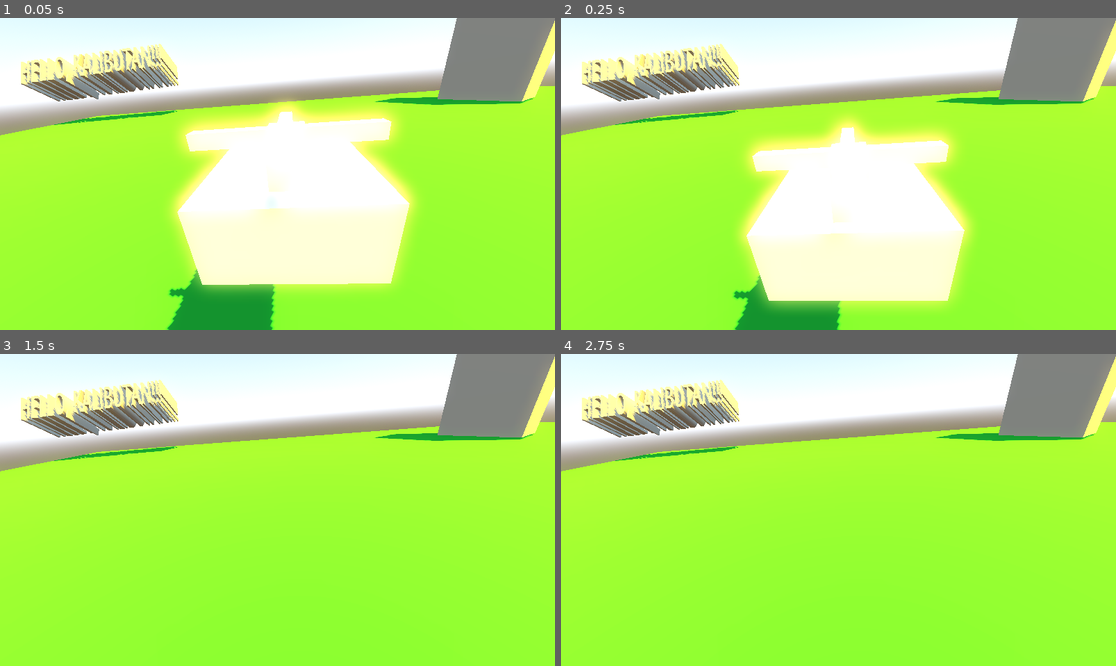
Above: before the commit, frames 1-4 (two rows, left to right).
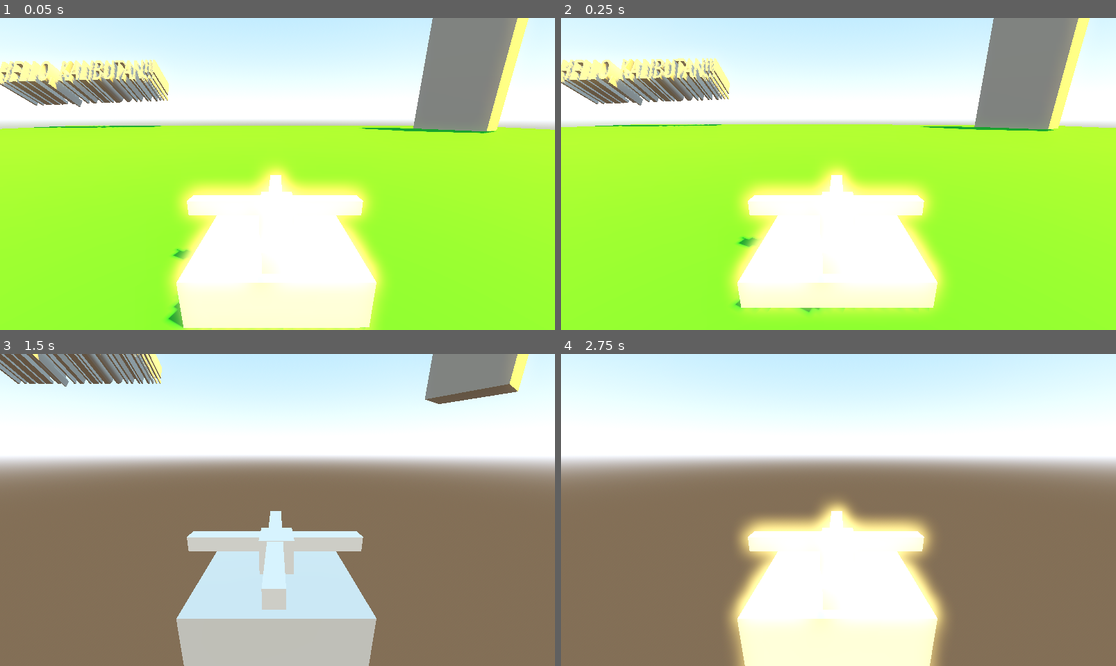
Above: after the commit, the same moments.

Repository: plastickill13/Physics-Godot-based-game-app
Game: Godot game, scene res://scenes/world-proto.tscn
Two runs of this game, one before a commit and one after it. Both use one fixed random seed, a clock stepped at 60 frames per second and the inputs below.
Inputs:
- Up to frame 1 (0.05 s): no input
- Up to frame 2 (0.25 s): no input
- Up to frame 3 (1.5 s): tap Enter (ui_accept) at 0.5, 0.77 s; hold Right (ui_right) 0.53-1.28 s; hold Down (ui_down) from 1.28 s (still down)
- Up to frame 4 (2.75 s): tap Enter (ui_accept) at 1.52 s; release Down (ui_down) at 2.03 s; hold Right (ui_right) from 2.03 s (still down)

The runs differ from the first frame. In frame 1, 49% of the frame differs, in the area x 0-100%, y 0-100%; in frame 2, 43%; in frame 3, 95%; in frame 4, 94%.

Commit message:
small changes to drone node type; object positions on the world sceme

Diff:
--- /dev/null
+++ b/scenes/drone.gd
@@ -0,0 +1,11 @@
+extends RigidBody3D
+
+
+# Called when the node enters the scene tree for the first time.
+func _ready() -> void:
+	pass # Replace with function body.
+
+
+# Called every frame. 'delta' is the elapsed time since the previous frame.
+func _process(delta: float) -> void:
+	pass
--- a/scenes/drone.tscn
+++ b/scenes/drone.tscn
@@ -1,21 +1,21 @@
 [gd_scene load_steps=4 format=3 uid="uid://ctky8oexwkf86"]
 
 [ext_resource type="PackedScene" uid="uid://b80v810mybrrj" path="res://assets/drone-blob.glb" id="1_dil0n"]
-[ext_resource type="Script" uid="uid://dqg4i1t2glqmu" path="res://scenes/character_body_3d.gd" id="1_knnud"]
+[ext_resource type="Script" uid="uid://bwlmpnc02j8e2" path="res://scenes/drone.gd" id="1_knnud"]
 
-[sub_resource type="BoxShape3D" id="BoxShape3D_wymg3"]
+[sub_resource type="BoxShape3D" id="BoxShape3D_knnud"]
+size = Vector3(0.990723, 1.56598, 2.03641)
 
-[node name="drone" type="Node3D"]
-
-[node name="CharacterBody3D" type="CharacterBody3D" parent="."]
-transform = Transform3D(1, 0, 0, 0, 1, 0, 0, 0, 1, 0, 0.59859, 0)
+[node name="drone" type="RigidBody3D"]
+collision_mask = 2
 script = ExtResource("1_knnud")
 
-[node name="CollisionShape3D" type="CollisionShape3D" parent="CharacterBody3D"]
-transform = Transform3D(1, 0, 0, 0, 1, 0, 0, 0, 1, 0, 0.451867, 0)
-shape = SubResource("BoxShape3D_wymg3")
+[node name="CollisionShape3D" type="CollisionShape3D" parent="."]
+transform = Transform3D(1, 0, 0, 0, 1, 0, 0, 0, 1, 0.00463867, 2.97442, 0.1418)
+shape = SubResource("BoxShape3D_knnud")
 
-[node name="drone-blob" parent="CharacterBody3D" instance=ExtResource("1_dil0n")]
+[node name="drone-blob" parent="." instance=ExtResource("1_dil0n")]
 
 [node name="Camera3D" type="Camera3D" parent="."]
-transform = Transform3D(-0.0479953, -0.425474, 0.903697, -0.0753944, 0.903702, 0.421472, -0.995998, -0.047905, -0.0754518, 2.46345, 5.14871, -0.0519948)
+transform = Transform3D(0.00445173, -0.271256, 0.962497, 0.0012546, 0.962507, 0.271253, -0.999989, 0, 0.00462514, 2.65908, 5.14153, 0)
+current = true
--- a/scenes/world-proto.tscn
+++ b/scenes/world-proto.tscn
@@ -18,19 +18,22 @@
 tonemap_mode = 2
 glow_enabled = true
 
+[sub_resource type="BoxMesh" id="BoxMesh_jn762"]
+
+[sub_resource type="PrismMesh" id="PrismMesh_b7hjm"]
+
+[sub_resource type="TextMesh" id="TextMesh_87j0a"]
+text = "HELLO, KALIBUTAN!!! "
+
+[sub_resource type="BoxShape3D" id="BoxShape3D_o3xum"]
+size = Vector3(100, 2, 100)
+
 [sub_resource type="StandardMaterial3D" id="StandardMaterial3D_rwgxs"]
 albedo_color = Color(2.88785e-07, 0.488805, 0.0904435, 0.764706)
 
 [sub_resource type="PlaneMesh" id="PlaneMesh_4wyf3"]
 material = SubResource("StandardMaterial3D_rwgxs")
 size = Vector2(100, 100)
-
-[sub_resource type="BoxMesh" id="BoxMesh_jn762"]
-
-[sub_resource type="PrismMesh" id="PrismMesh_b7hjm"]
-
-[sub_resource type="TextMesh" id="TextMesh_87j0a"]
-text = "HELLO, KALIBUTAN!!! "
 
 [node name="world" type="Node3D"]
 
@@ -43,10 +46,8 @@
 light_energy = 10.75
 shadow_enabled = true
 
-[node name="plane" type="MeshInstance3D" parent="."]
-mesh = SubResource("PlaneMesh_4wyf3")
-
 [node name="drone" parent="." instance=ExtResource("1_o3xum")]
+transform = Transform3D(1, 0, 0, 0, 1, 0, 0, 0, 1, 0, -2.94299, 0)
 
 [node name="building-meshes" type="Node3D" parent="."]
 transform = Transform3D(1, 0, 0, 0, 1, 0, 0, 0, 1, -0.193352, 0.593704, -0.212074)
@@ -73,3 +74,14 @@
 [node name="MeshInstance3D5" type="MeshInstance3D" parent="building-meshes"]
 transform = Transform3D(-2.32406, -19.4217, 112.11, 0.76711, 31.0883, 71.8301, -15.9514, 4.32472, -12.8797, -41.5631, 8.18285, 36.4634)
 mesh = SubResource("TextMesh_87j0a")
+
+[node name="Area3D" type="Area3D" parent="."]
+collision_layer = 2
+
+[node name="CollisionShape3D" type="CollisionShape3D" parent="Area3D"]
+shape = SubResource("BoxShape3D_o3xum")
+
+[node name="plane" type="MeshInstance3D" parent="Area3D/CollisionShape3D"]
+layers = 2
+mesh = SubResource("PlaneMesh_4wyf3")
+skeleton = NodePath("../../..")
Not shown, added: scenes/drone.gd.uid
Not shown: 1 places in scenes/world-proto.tscn that only renumber resources
